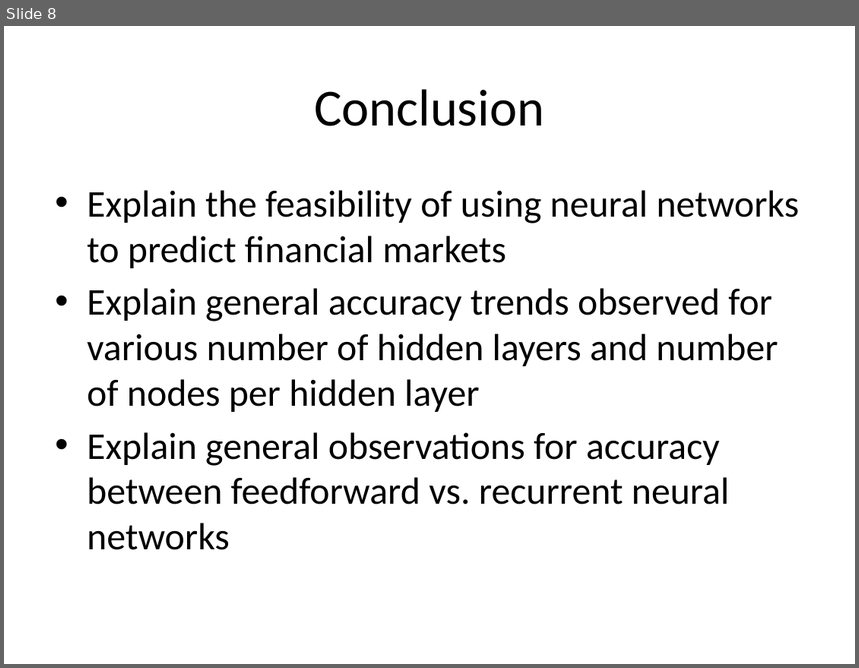
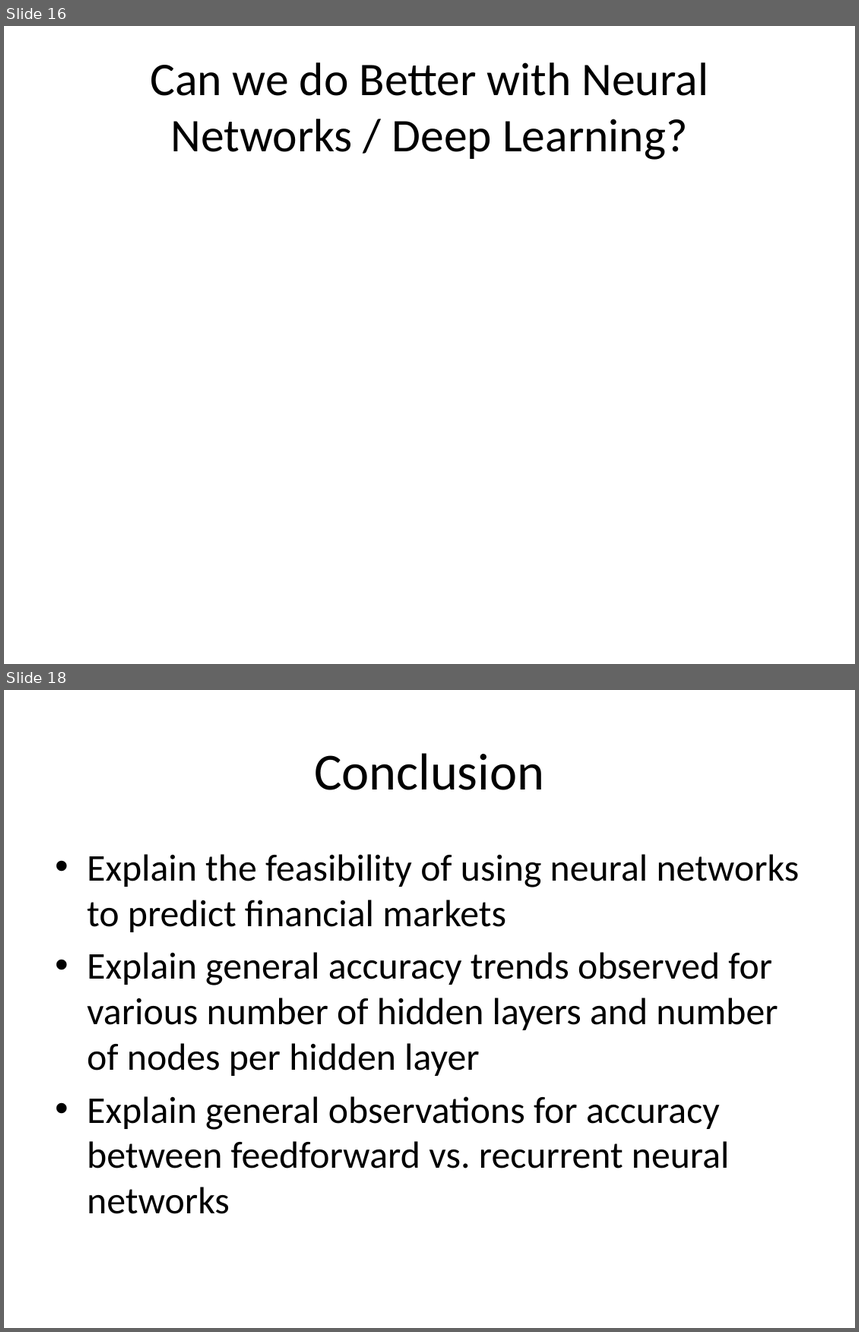
Before and after one commit to wilkung/Predicting_Markets_with_Neural_Nets, a slide deck: Kojack_Presentation.pptx. Shown one above the other, each under a label of ours: slide 8 before the commit, slides 16 and 18 after it; the slides between them are not shown. The pictures are 859x668 and 859x1332 pixels, drawn with LibreOffice and Linux fonts; fonts in the diff are those of the drawing. Boxes give left, top, right and bottom in pixels: in the first picture for what was removed or moved away, otherwise in the second. Text is boxed around its words. In the diff, an @@ line names an element or a change of style, - is before the commit and + after.

```diff
--- a/Kojack_Presentation.pptx
+++ b/Kojack_Presentation.pptx
@@ slide 16 added at [4, 26, 855, 664], background #FFFFFF @@
@@ title added at [150, 62, 709, 160], 39.6 pt, text #000000 @@
+Can we do Better with Neural Networks / Deep Learning?
@@ what was slide 8 is now slide 18 @@
```
Also in this commit, not shown: 6 slides changed, 10 other slides added, 1 slide removed, 15 other files.
